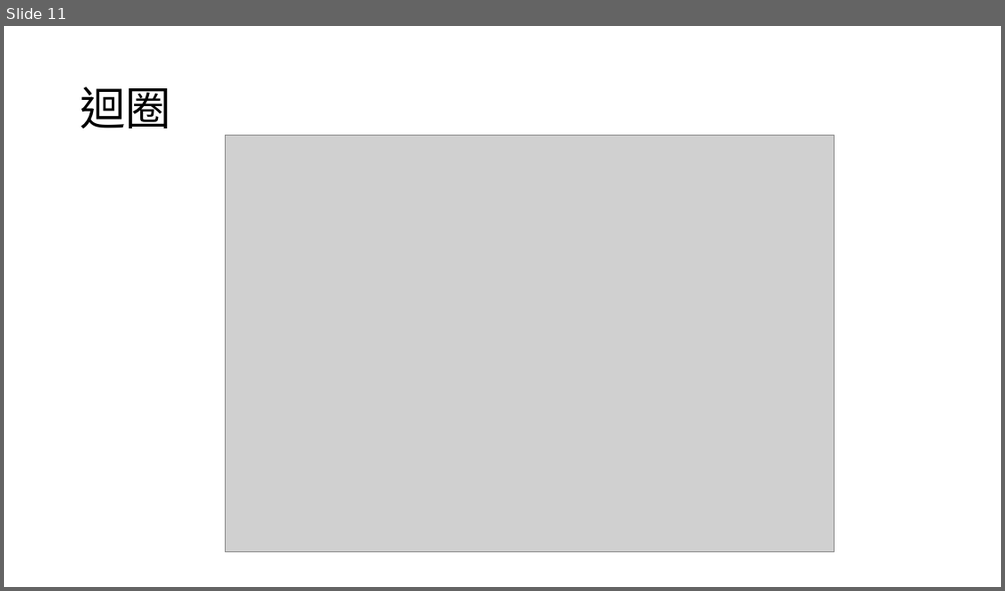
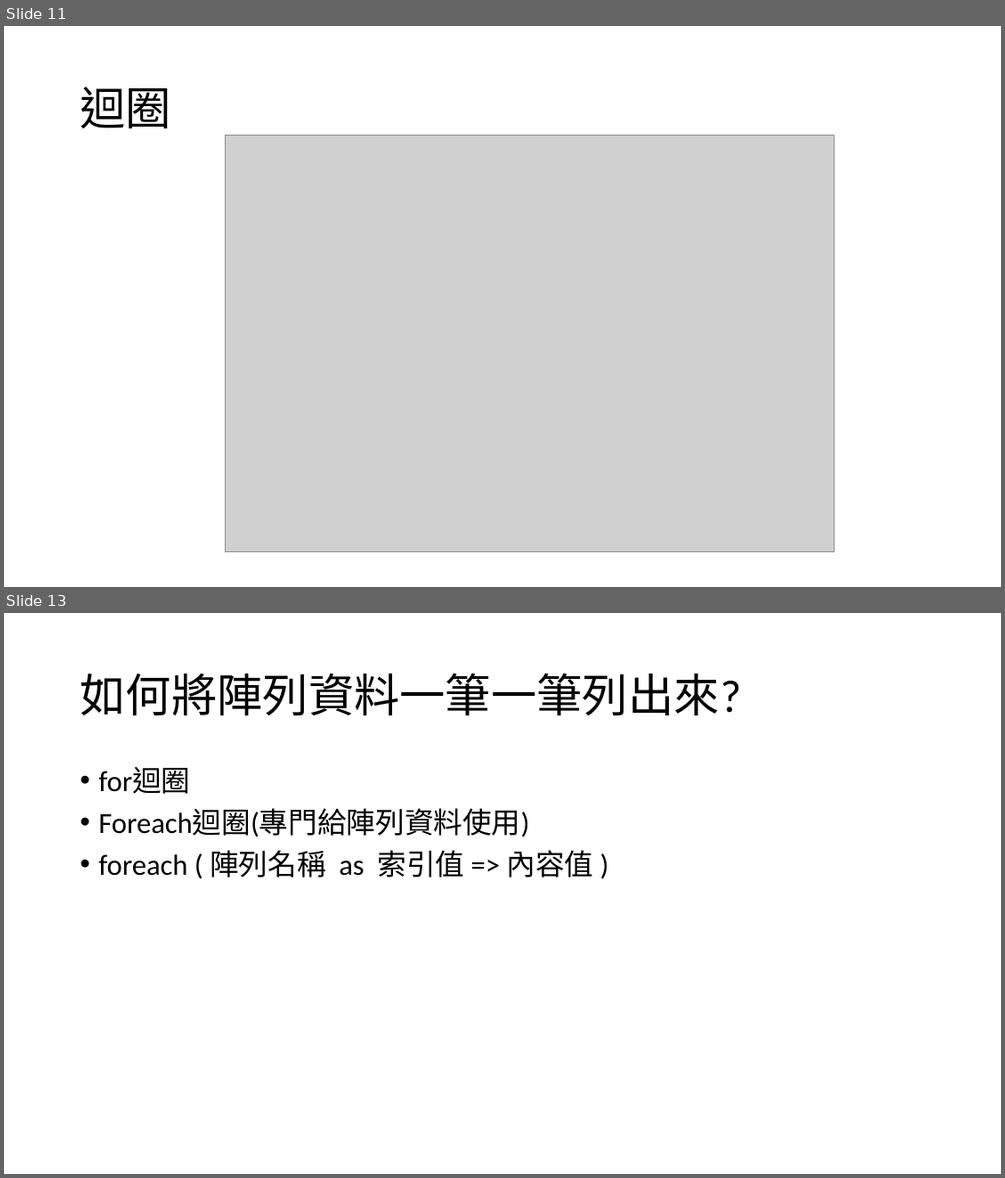
Before and after one commit to choco2001/ppt, a slide deck: php.pptx. Shown one above the other, each under a label of ours: slide 11 before the commit, slides 11 and 13 after it; the slides between them are not shown. The pictures are 1005x591 and 1005x1178 pixels, drawn with LibreOffice and Linux fonts; fonts in the diff are those of the drawing; grey boxes stand for pictures. Boxes give left, top, right and bottom in pixels: in the first picture for what was removed or moved away, otherwise in the second. Text is boxed around its words. In the diff, an @@ line names an element or a change of style, - is before the commit and + after.

```diff
--- a/php.pptx
+++ b/php.pptx
@@ slide 13 added at [4,613,1001,1174], background #FFFFFF @@
@@ title added at [80,673,741,715], 44 pt, text #000000 @@
+如何將陣列資料一筆一筆列出來?
@@ text added at [98,767,593,877], 28 pt, text #000000 @@
+• for迴圈
+• Foreach迴圈(專門給陣列資料使用)
+• foreach ( 陣列名稱 as 索引值 => 內容值 )
```
Also in this commit, not shown: 2 other slides added.
